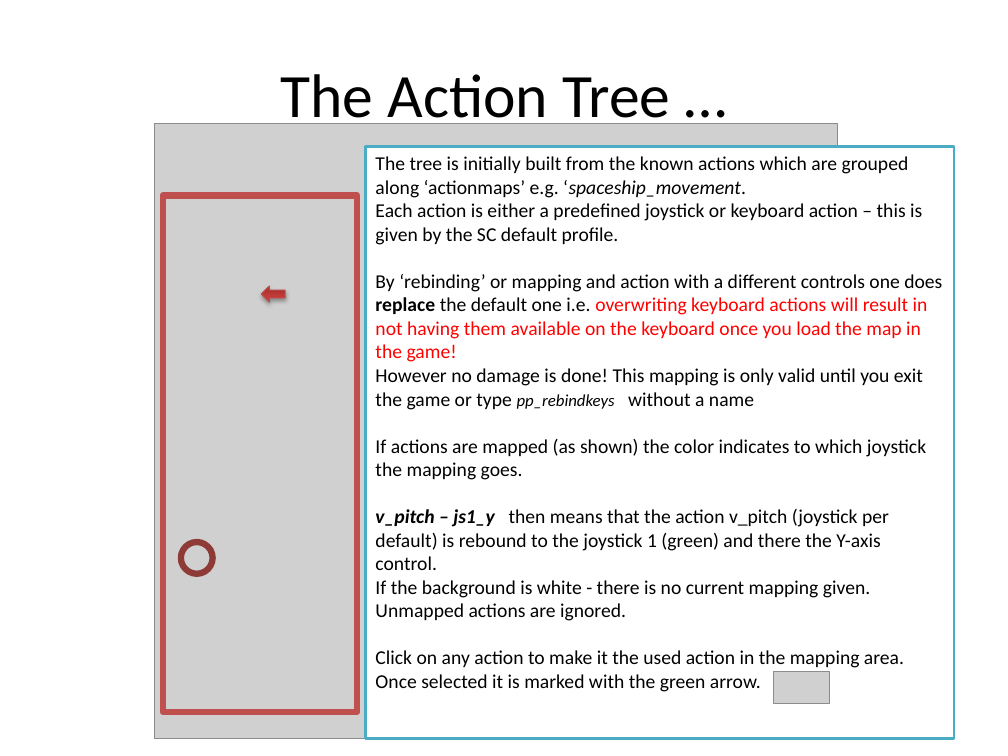
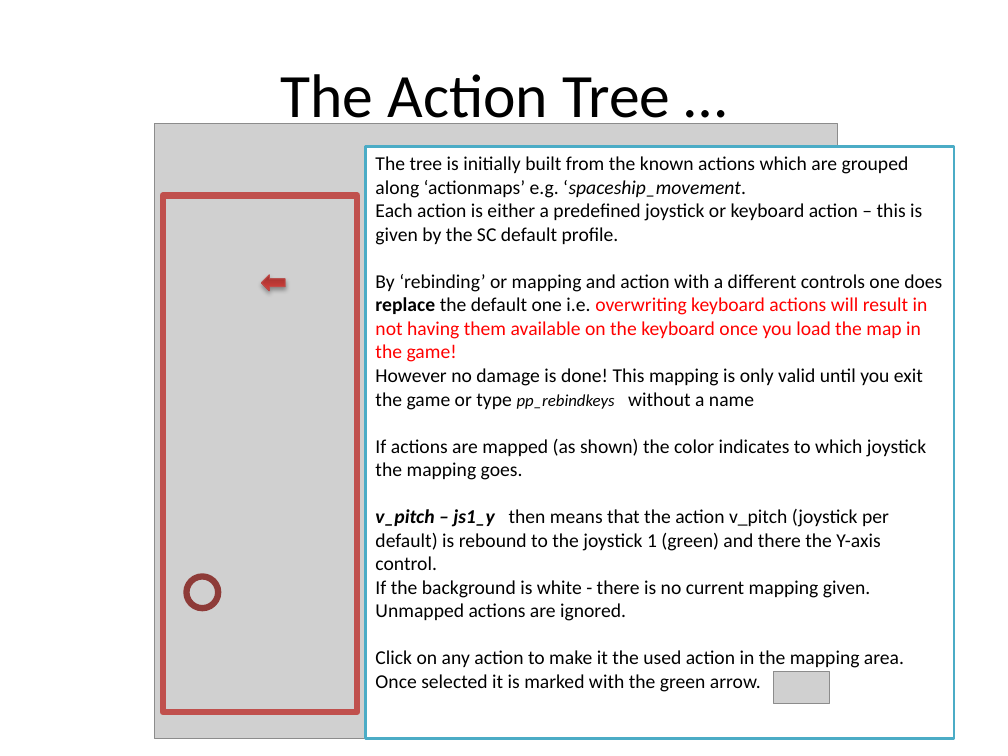
Before and after one commit to SCToolsfactory/SCJMapper-V2, a slide deck: slide 7 of doc/SCJMapper_QGuide.pptx. Drawn at 1008x756 pixels with LibreOffice and Linux fonts; fonts in the diff are those of the drawing; grey boxes stand for pictures. Boxes give left, top, right and bottom in pixels: in the first picture for what was removed or moved away, otherwise in the second. Text is boxed around its words. In the diff, an @@ line names an element or a change of style, - is before the commit and + after.

Commit message:
improved on #17 allows js1..js8 adopt for AC 0.9 - add actionmaps flycam and spaceship_turret

```diff
--- a/doc/SCJMapper_QGuide.pptx
+++ b/doc/SCJMapper_QGuide.pptx
@@ right arrow: place and size @@
-right arrow at box(261, 286, 285, 302)
+right arrow at box(261, 275, 285, 291)
@@ ellipse: place and size @@
-ellipse at box(180, 542, 212, 574)
+ellipse at box(186, 577, 218, 608)
```
Also in this commit, not shown: 7 other slides changed, 15 other files.
